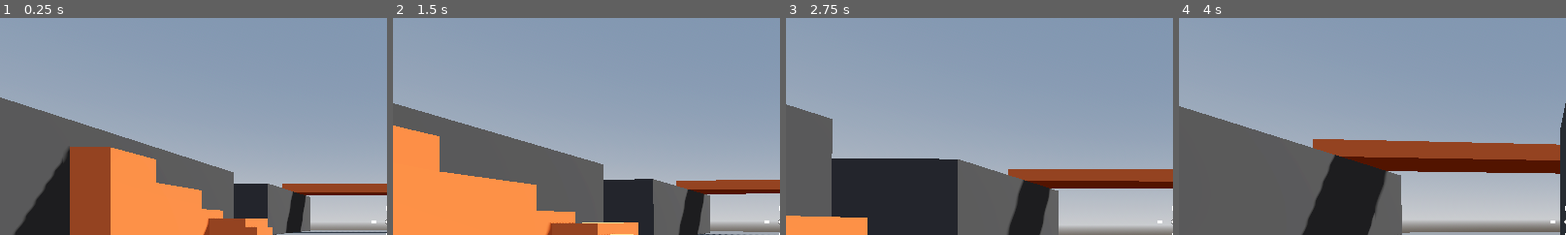
Above: before the commit, frames 1-4 (left to right).
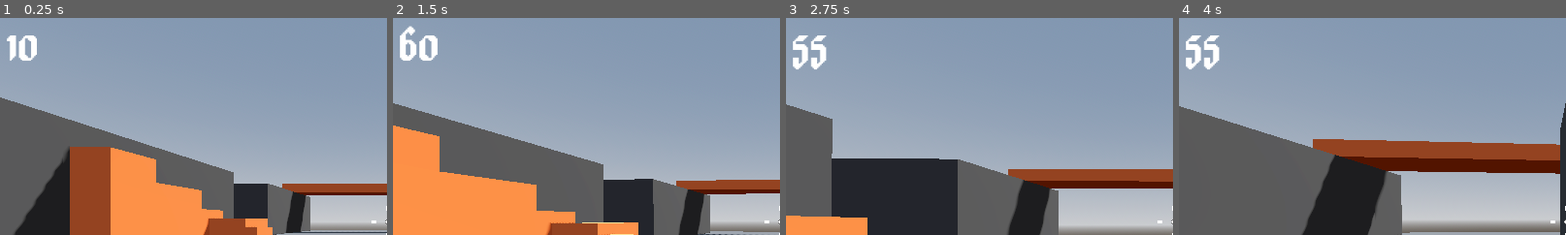
Above: after the commit, the same moments.

Repository: ericvennemeyer/RoboRampage
Game: Godot game, scene res://Levels/sandbox.tscn
Two runs of this game, one before a commit and one after it. Both use one fixed random seed, a clock stepped at 60 frames per second and the inputs below.
Inputs (mouse positions are % of the whole screen's width and height, from its top left):
- Up to frame 1 (0.25 s): no input
- Up to frame 2 (1.5 s): tap Enter at 0.5 s; move the mouse to (55, 50) at 0.52 s; hold 1 (weapon_1) 0.53-1.28 s; hold W (move_forward) from 0.53 s (still down); tap Space (jump) at 0.77 s; tap 2 (weapon_2) at 0.8, 1.35 s; move the mouse to (45, 50) at 1.27 s
- Up to frame 3 (2.75 s): keep holding W (move_forward); tap Space (jump) at 1.52 s; tap 1 (weapon_1) at 1.55 s; move the mouse to (52, 48) at 2.02 s; press the mouse at (52, 48) at 2.03 s; tap 2 (weapon_2) at 2.3 s
- Up to frame 4 (4 s): keep holding W (move_forward); move the mouse to (49, 52) at 2.77 s; release the mouse at (49, 52) at 2.78 s; tap Mouse wheel up (next_weapon) at 2.85 s; tap Space (jump) at 3.02, 3.77 s; tap 1 (weapon_1) at 3.05 s; move the mouse to (57, 51) at 3.52 s; hold Mouse wheel down (previous_weapon) from 3.53 s (still down); tap 2 (weapon_2) at 3.8 s
The pictures show only the part of the screen within x 0-50%, y 3-53%; the shares and areas given below are measured in that part.

The runs differ from the first frame. In frame 1, 0.6% of the frame differs, in the area x 1-10%, y 8-20%; in frame 2, 0.8%, in the area x 1-12%, y 3-20%; in frame 3, 0.8%; in frame 4, 0.8%.

Commit message:
4.25 -- The Ammo Label

Diff:
--- a/Player/ammo_handler.gd
+++ b/Player/ammo_handler.gd
@@ -1,5 +1,8 @@
 class_name AmmoHandler
 extends Node
+
+
+@export var ammo_label: Label
 
 
 enum ammo_type {
@@ -20,4 +23,8 @@
 func use_ammo(type: ammo_type) -> void:
 	if has_ammo(type):
 		ammo_storage[type] -= 1
-		printt(type, ammo_storage[type])
+		update_ammo_label(type)
+
+
+func update_ammo_label(type: ammo_type) -> void:
+	ammo_label.text = str(ammo_storage[type])
--- a/Player/player.tscn
+++ b/Player/player.tscn
@@ -9,6 +9,7 @@
 [ext_resource type="Texture2D" uid="uid://cmtmfwb6m25d0" path="res://Player/damage.png" id="5_k53q1"]
 [ext_resource type="Script" uid="uid://6yv0u7ame6lq" path="res://Player/ammo_handler.gd" id="6_00tjw"]
 [ext_resource type="PackedScene" uid="uid://dkuxinwnlda42" path="res://Player/game_over_menu.tscn" id="6_fhl08"]
+[ext_resource type="FontFile" uid="uid://dusmamaheo07n" path="res://Assets/Jacquard24-Regular.ttf" id="9_x3vf3"]
 
 [sub_resource type="CapsuleMesh" id="CapsuleMesh_l3kh5"]
 
@@ -76,6 +77,10 @@
 &"TakeDamage": SubResource("Animation_k53q1")
 }
 
+[sub_resource type="LabelSettings" id="LabelSettings_apopc"]
+font = ExtResource("9_x3vf3")
+font_size = 96
+
 [node name="Player" type="CharacterBody3D" groups=["player"]]
 script = ExtResource("1_l8h54")
 
@@ -128,8 +133,9 @@
 ammo_handler = NodePath("../../AmmoHandler")
 ammo_type = 1
 
-[node name="AmmoHandler" type="Node" parent="SubViewportContainer/SubViewport/WeaponCamera"]
+[node name="AmmoHandler" type="Node" parent="SubViewportContainer/SubViewport/WeaponCamera" node_paths=PackedStringArray("ammo_label")]
 script = ExtResource("6_00tjw")
+ammo_label = NodePath("../../../../MarginContainer/AmmoLabel")
 
 [node name="CenterContainer" type="CenterContainer" parent="."]
 anchors_preset = 15
@@ -160,6 +166,25 @@
 &"": SubResource("AnimationLibrary_fhl08")
 }
 
+[node name="MarginContainer" type="MarginContainer" parent="."]
+anchors_preset = 15
+anchor_right = 1.0
+anchor_bottom = 1.0
+grow_horizontal = 2
+grow_vertical = 2
+mouse_filter = 2
+theme_override_constants/margin_left = 8
+theme_override_constants/margin_top = 8
+theme_override_constants/margin_right = 8
+theme_override_constants/margin_bottom = 8
+
+[node name="AmmoLabel" type="Label" parent="MarginContainer"]
+layout_mode = 2
+size_flags_horizontal = 0
+size_flags_vertical = 0
+text = "999"
+label_settings = SubResource("LabelSettings_apopc")
+
 [node name="GameOverMenu" parent="." instance=ExtResource("6_fhl08")]
 process_mode = 3
 visible = false
--- a/Player/weapon_handler.gd
+++ b/Player/weapon_handler.gd
@@ -25,6 +25,7 @@
 		if child == active_weapon:
 			child.visible = true
 			child.set_process(true)
+			child.ammo_handler.update_ammo_label(child.ammo_type)
 		else:
 			child.visible = false
 			child.set_process(false)
Not shown: 1 places in Player/player.tscn that only renumber resources
